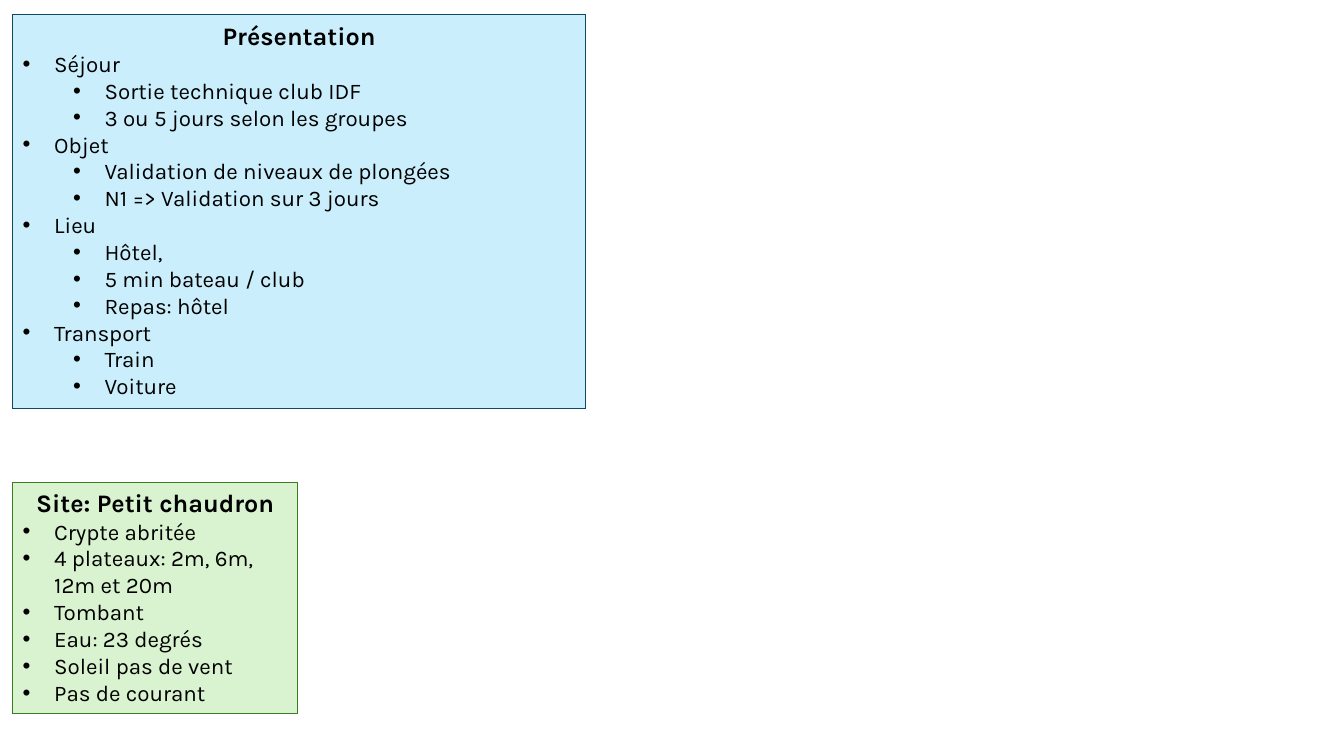
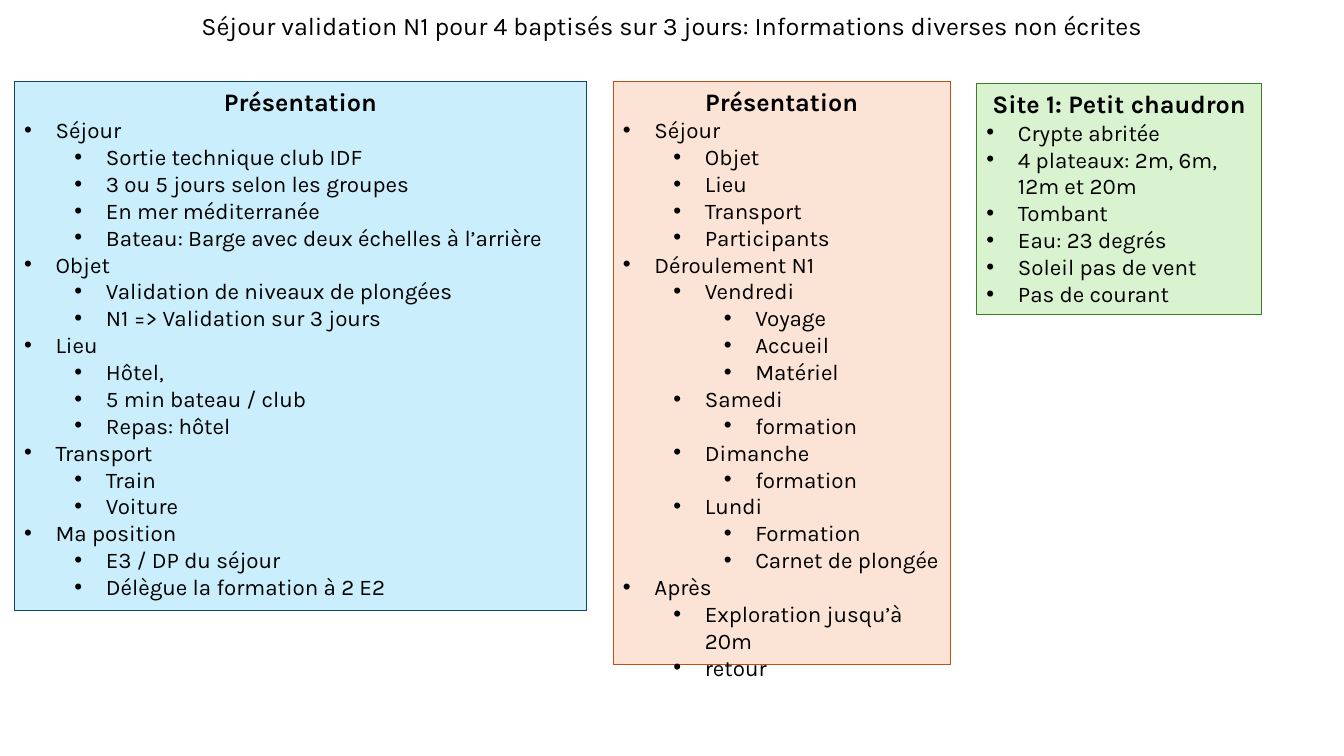
Before and after one commit to ArtigueOlivier/mf1, a slide deck: slide 2 of ppt/sejourn1.pptx. Drawn at 1344x756 pixels with LibreOffice and Linux fonts; fonts in the diff are those of the drawing. Boxes give left, top, right and bottom in pixels: in the first picture for what was removed or moved away, otherwise in the second. Text is boxed around its words. In the diff, an @@ line names an element or a change of style, - is before the commit and + after.

```diff
--- a/ppt/sejourn1.pptx
+++ b/ppt/sejourn1.pptx
@@ text added at (201,16,1142,41), 18 pt, text #000000 @@
+Séjour validation N1 pour 4 baptisés sur 3 jours: Informations diverses non écrites
@@ rectangle "Présentation": place and size @@
-rectangle "Présentation" at (13,15,586,408)
+rectangle "Présentation" at (14,82,587,611)
@@ rectangle added at (613,82,951,665), fill #FBE3D6, outline #C04F15 0.75 pt, 16 pt, text #000000 @@
+Présentation
+• Séjour
+  • Objet
+  • Lieu
+  • Transport
+  • Participants
+• Déroulement N1
+  • Vendredi
+    • Voyage
+    • Accueil
+    • Matériel
+  • Samedi
+    • formation
+  • Dimanche
+    • formation
+  • Lundi
+    • Formation
+    • Carnet de plongée
+• Après
+  • Exploration jusqu’à 20m
+  • retour
@@ rectangle "Site 1: Petit chaudron": place and size @@
-rectangle "Site 1: Petit chaudron" at (13,483,298,714)
+rectangle "Site 1: Petit chaudron" at (977,84,1262,315)
@@ text in rectangle at (992,95,1246,114): text changed @@
-Site: Petit chaudron
+Site 1: Petit chaudron
@@ text in rectangle at (106,202,542,252): paragraphs added @@
+  • En mer méditerranée
+  • Bateau: Barge avec deux échelles à l’arrière
@@ text in rectangle at (56,525,384,601): paragraphs added @@
+• Ma position
+  • E3 / DP du séjour
+  • Délègue la formation à 2 E2
```
Also in this commit, not shown: 1 other slide changed.
